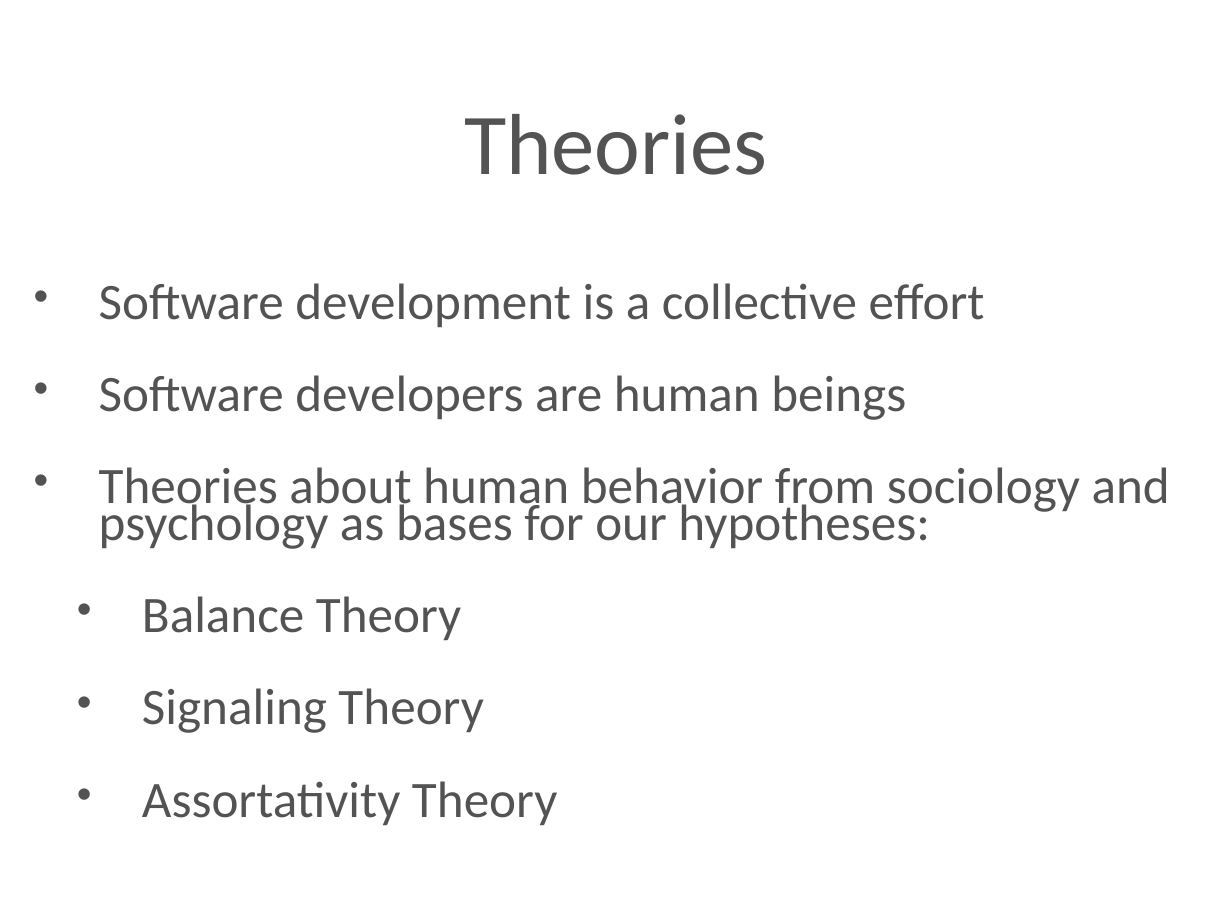
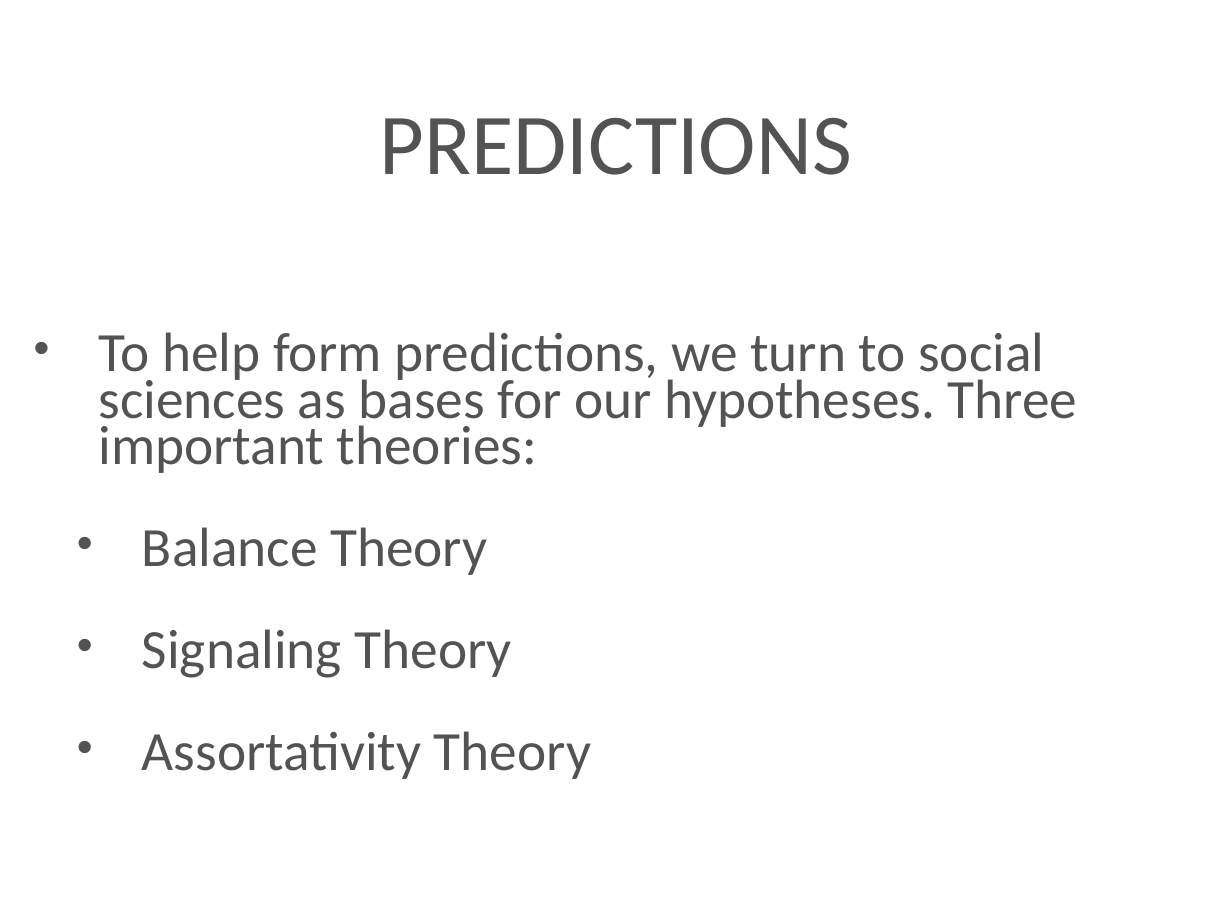
Before and after one commit to azarbakht/prelim_slides, a slide deck: slide 13 of Prelim_Slides_Amir.ppt (slide 16 before the commit). Drawn at 1232x924 pixels with LibreOffice and Linux fonts; fonts in the diff are those of the drawing; background and template pictures are left out. Boxes give left, top, right and bottom in pixels: in the first picture for what was removed or moved away, otherwise in the second. Text is boxed around its words. In the diff, an @@ line names an element or a change of style, - is before the commit and + after.

```diff
--- a/Prelim_Slides_Amir.ppt
+++ b/Prelim_Slides_Amir.ppt
@@ title at (380, 118, 852, 175): text changed @@
-Theories
+PREDICTIONS
@@ text at (99, 332, 1078, 473): text changed; size 42.5 to 46 pt @@
-• Software development is a collective effort
-• Software developers are human beings
-• Theories about human behavior from sociology and psychology as bases for our hypotheses:
+• To help form predictions, we turn to social sciences as bases for our hypotheses. Three important theories:
@@ text at (142, 527, 591, 779): size 42.5 to 46 pt in "Balance Theory", "Signaling Theory", "Assortativity Theory"; line spacing 0.6 to 0.7 @@
```
Also in this commit, not shown: 13 other slides changed, 4 slides added, 3 slides removed, 1 other file.
